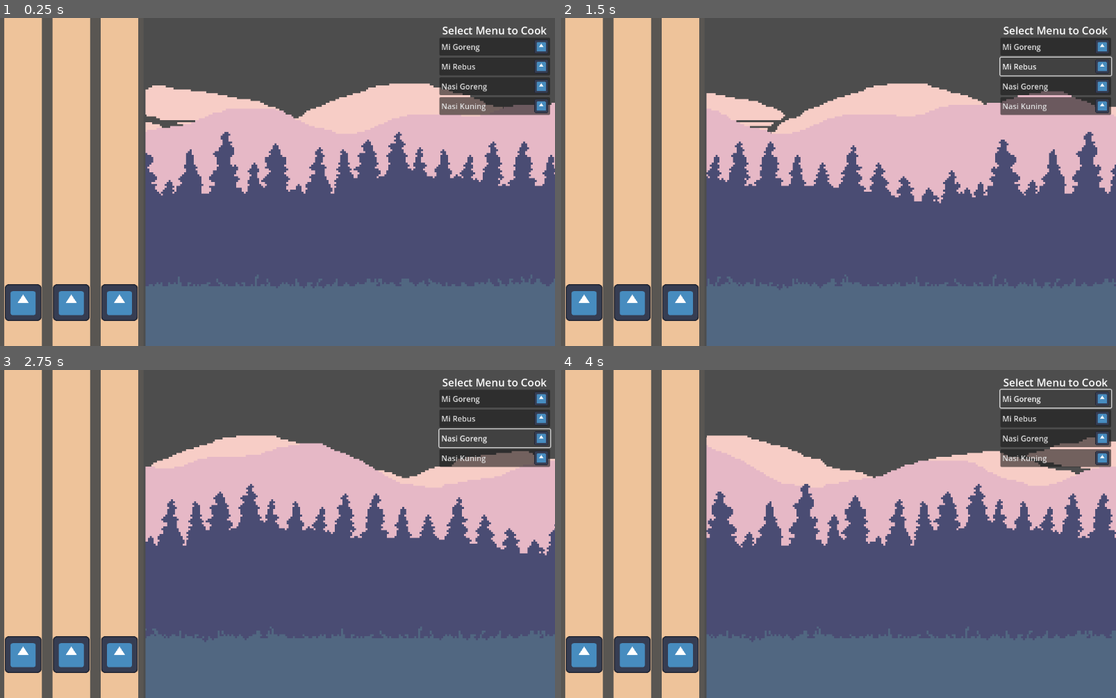
Above: before the commit, frames 1-4 (two rows, left to right).
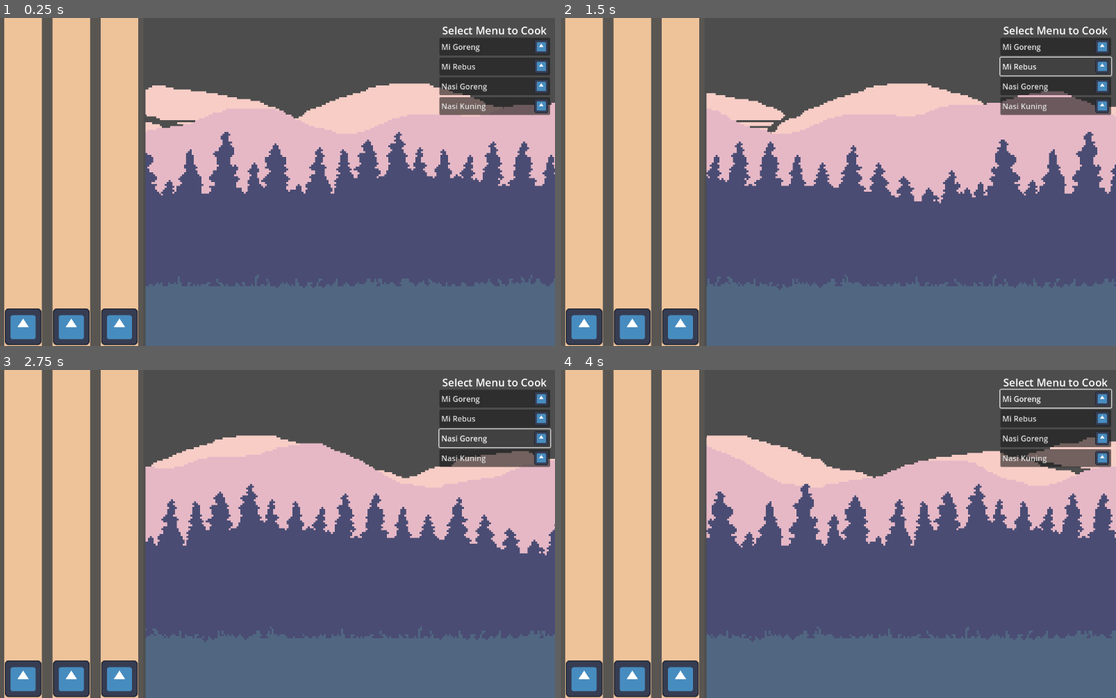
Above: after the commit, the same moments.

Repository: RafliNST/rush-cooker
Game: Godot game, scene res://scenes/main_scene.tscn
Two runs of this game, one before a commit and one after it. Both use one fixed random seed, a clock stepped at 60 frames per second and the inputs below. The project has no main scene, so this scene is started directly. The engine's default icon, where the game draws it, is replaced by a stand-in: a white triangle on a blue panel in a dark square. Sound files missing from this copy of the repository are replaced by a short silence.
Inputs:
- Up to frame 1 (0.25 s): no input
- Up to frame 2 (1.5 s): click "Mi Goreng" at 0.5 s; click "Mi Rebus" at 1.25 s
- Up to frame 3 (2.75 s): click "Nasi Goreng" at 2 s
- Up to frame 4 (4 s): click "Nasi Kuning" at 2.75 s; click "Mi Goreng" at 3.5 s

The runs differ from the first frame. In frame 1, 3.5% of the frame differs, in the area x 0-25%, y 81-100%; in frame 2, 3.5%; in frame 3, 3.5%; in frame 4, 3.5%.

Commit message:
menu to cook dishes

Diff:
--- a/scenes/UIs/menu-selector.tscn
+++ b/scenes/UIs/menu-selector.tscn
@@ -1,7 +1,7 @@
 [gd_scene load_steps=3 format=3 uid="uid://bvescbljf7508"]
 
 [ext_resource type="Texture2D" uid="uid://cibhmqhbvo8ch" path="res://icon.svg" id="1_awwxo"]
-[ext_resource type="Script" path="res://scenes/UIs/menu_selector.gd" id="1_purd4"]
+[ext_resource type="Script" path="res://scripts/menu_selector.gd" id="1_purd4"]
 
 [node name="MenuSelector" type="Control"]
 custom_minimum_size = Vector2(0, 37)
--- a/scenes/UIs/rhythm_control.tscn
+++ b/scenes/UIs/rhythm_control.tscn
@@ -1,12 +1,17 @@
-[gd_scene load_steps=6 format=3 uid="uid://pddvifau75jp"]
+[gd_scene load_steps=8 format=3 uid="uid://pddvifau75jp"]
 
+[ext_resource type="Script" path="res://scripts/rhythm_control.gd" id="1_e768n"]
 [ext_resource type="PackedScene" uid="uid://bvescbljf7508" path="res://scenes/UIs/menu-selector.tscn" id="1_wev1h"]
 [ext_resource type="Resource" uid="uid://dl1o8yi0g2k7x" path="res://scripts/resource/menu/MiGoreng.tres" id="2_ijsoh"]
+[ext_resource type="Script" path="res://scripts/resource/menu/menu.gd" id="3_7fqbc"]
 [ext_resource type="Resource" uid="uid://debhai37epfkn" path="res://scripts/resource/menu/MiRebus.tres" id="3_gsmhx"]
 [ext_resource type="Resource" uid="uid://bqv34k7us7n7u" path="res://scripts/resource/menu/NasiGoreng.tres" id="4_6j0es"]
 [ext_resource type="Resource" uid="uid://sy5okdw5dcy1" path="res://scripts/resource/menu/NasiKuning.tres" id="5_jufx0"]
 
 [node name="RhythmControl" type="CanvasLayer"]
+script = ExtResource("1_e768n")
+menu_selector = ExtResource("1_wev1h")
+menus = Array[ExtResource("3_7fqbc")]([ExtResource("2_ijsoh"), ExtResource("3_gsmhx"), ExtResource("4_6j0es"), ExtResource("5_jufx0")])
 
 [node name="Control" type="Control" parent="."]
 layout_mode = 3
@@ -38,19 +43,3 @@
 grow_horizontal = 0
 grow_vertical = 2
 metadata/_edit_use_anchors_ = true
-
-[node name="MenuSelector" parent="Control/VBoxContainer" instance=ExtResource("1_wev1h")]
-layout_mode = 2
-menu = ExtResource("2_ijsoh")
-
-[node name="MenuSelector2" parent="Control/VBoxContainer" instance=ExtResource("1_wev1h")]
-layout_mode = 2
-menu = ExtResource("3_gsmhx")
-
-[node name="MenuSelector3" parent="Control/VBoxContainer" instance=ExtResource("1_wev1h")]
-layout_mode = 2
-menu = ExtResource("4_6j0es")
-
-[node name="MenuSelector4" parent="Control/VBoxContainer" instance=ExtResource("1_wev1h")]
-layout_mode = 2
-menu = ExtResource("5_jufx0")
--- a/scenes/conductor.tscn
+++ b/scenes/conductor.tscn
@@ -14,7 +14,7 @@
 [node name="AudioStream" type="AudioStreamPlayer" parent="."]
 
 [node name="NoteSpawner" parent="." instance=ExtResource("4_e2t46")]
-position = Vector2(0, -550)
+position = Vector2(0, -500)
 
 [node name="NoteTimer" type="Timer" parent="."]
 
--- a/scenes/UIs/menu_selector.gd
+++ b/scripts/menu_selector.gd
@@ -2,11 +2,10 @@
 
 @onready var activator := $ActivatorSelection
 
-@export var menu : Menu
+var menu : Menu
 
-func _ready() -> void:
-	if menu == null:
-		return
+func initialize(menu: Menu):
+	self.menu = menu
 
 	activator.text = menu.name
 	activator.icon = menu.icon
--- /dev/null
+++ b/scripts/rhythm_control.gd
@@ -0,0 +1,17 @@
+extends CanvasLayer
+
+@onready var selector_container := $Control/VBoxContainer
+
+@export var menu_selector : PackedScene
+@export var menus : Array[Menu]
+
+# Called when the node enters the scene tree for the first time.
+func _ready() -> void:
+	for menu in menus:
+		var selector = menu_selector.instantiate()
+		selector_container.add_child(selector)
+		selector.initialize(menu)
+
+# Called every frame. 'delta' is the elapsed time since the previous frame.
+func _process(delta: float) -> void:
+	pass
